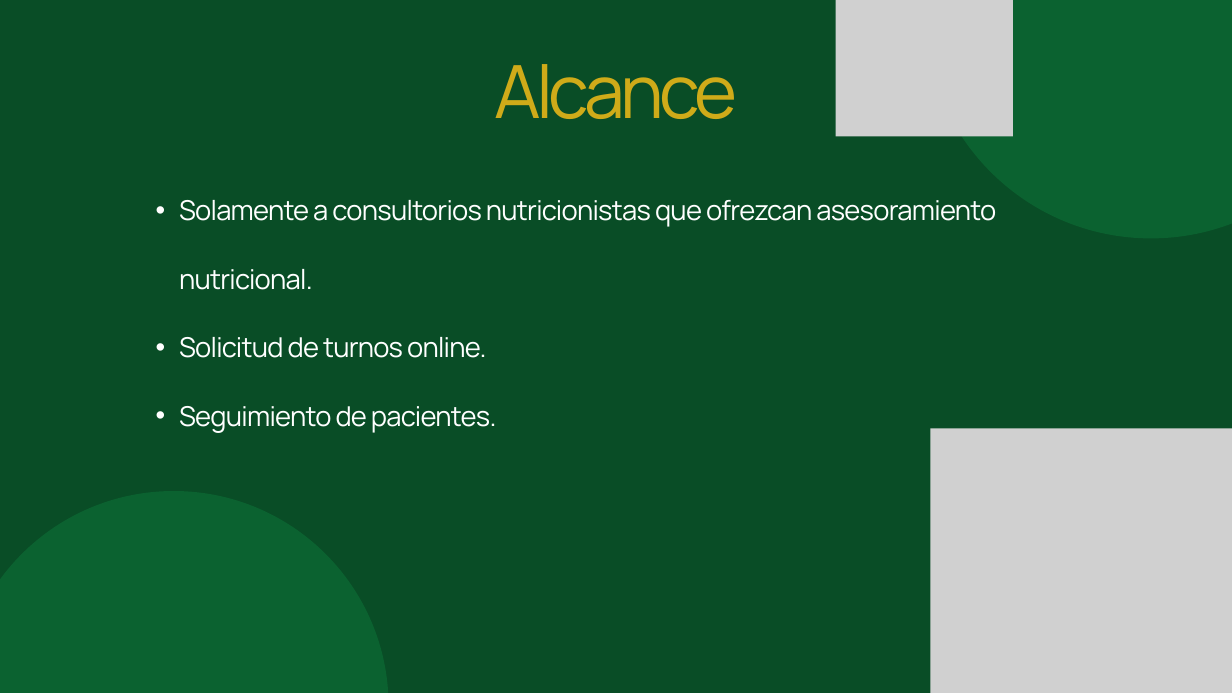
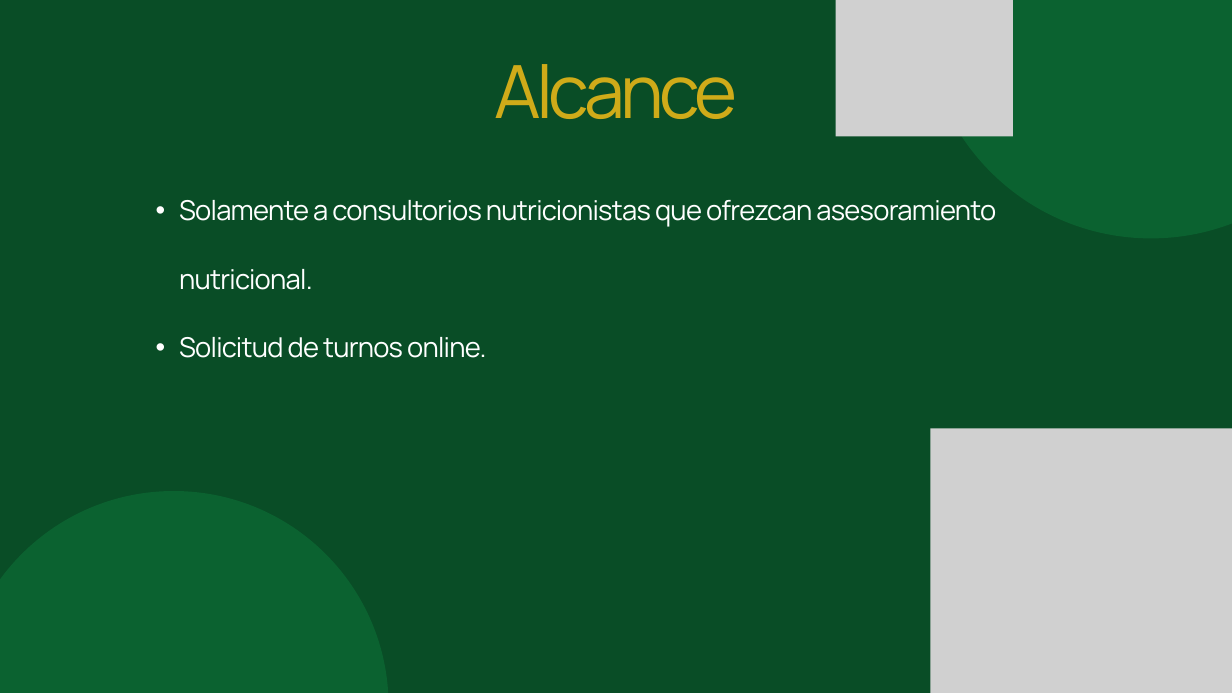
Before and after one commit to MarianoIvasiuta26/trabajo_final-nutrisoft, a slide deck: slide 4 of docs/NutriSoft - Proyecto Final.pptx. Drawn at 1232x693 pixels with LibreOffice and Linux fonts; fonts in the diff are those of the drawing; grey boxes stand for pictures. Boxes give left, top, right and bottom in pixels: in the first picture for what was removed or moved away, otherwise in the second. Text is boxed around its words. In the diff, an @@ line names an element or a change of style, - is before the commit and + after.

```diff
--- a/docs/NutriSoft - Proyecto Final.pptx
+++ b/docs/NutriSoft - Proyecto Final.pptx
@@ text at bbox=[179, 406, 497, 433]: paragraph removed @@
-  • Seguimiento de pacientes.
```
Also in this commit, not shown: 1 other slide changed, 2 other files.
